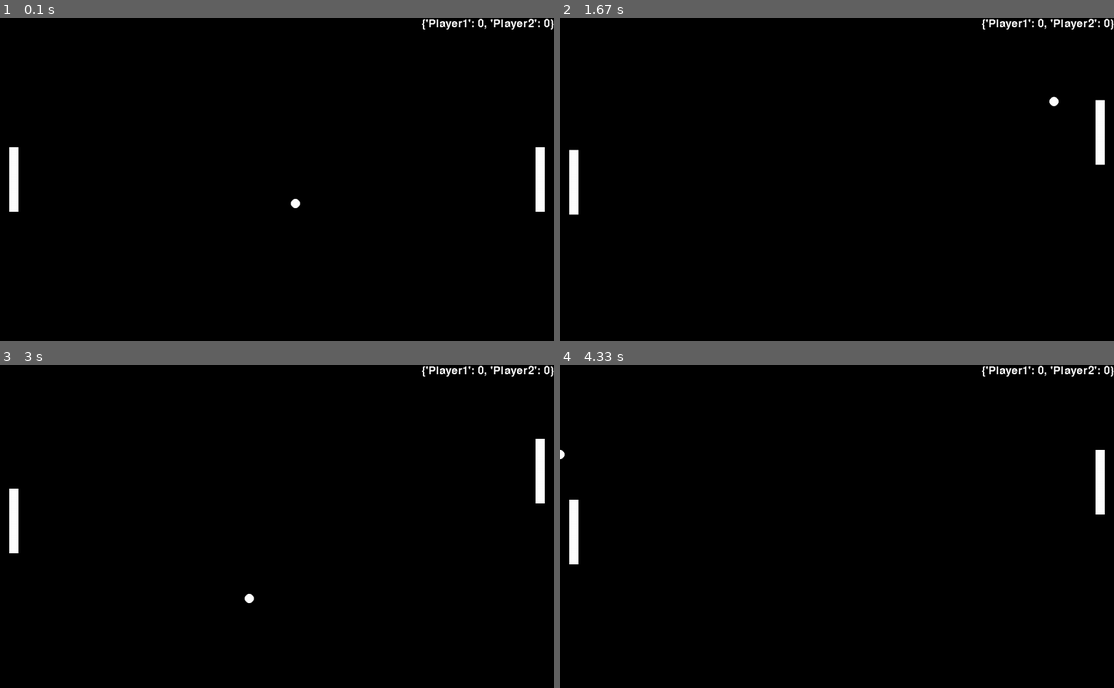
Above: before the commit, frames 1-4 (two rows, left to right).
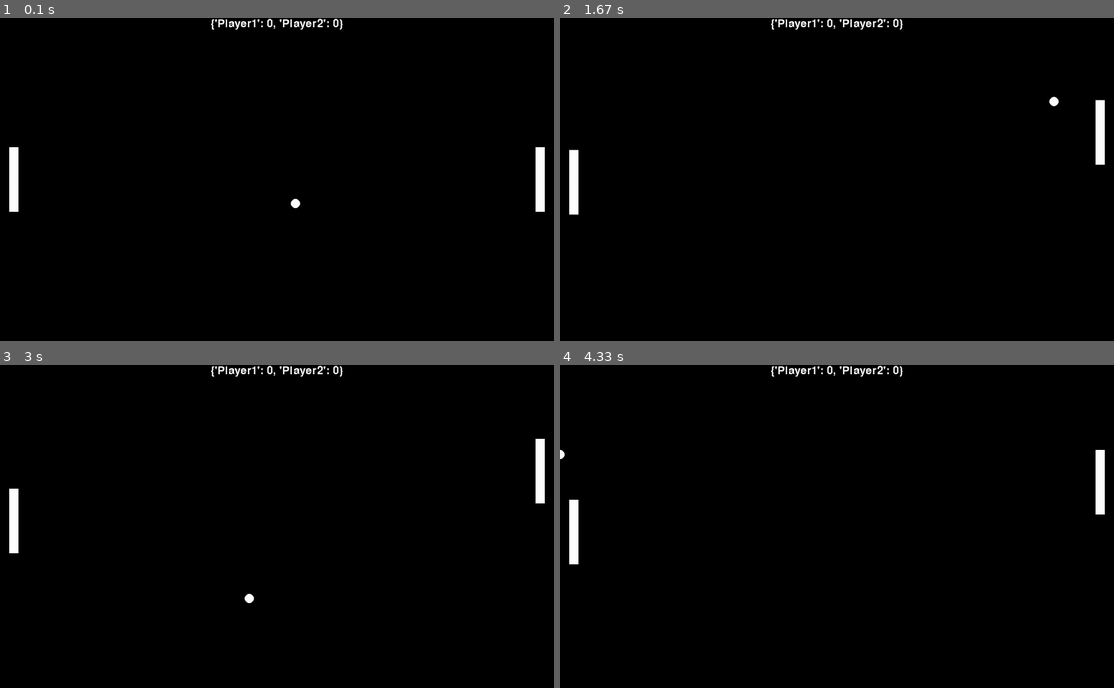
Above: after the commit, the same moments.

Repository: JellyWX/pygame-pong
Game: pygame game, started from main.py
Same seed, same stepped clock (60 frames per second), same inputs: the game is played once before the commit and once after it.
Inputs:
- Up to frame 1 (0.1 s): no input
- Up to frame 2 (1.67 s): hold Up 0.33-0.8 s; hold Down 0.83-1.13 s; hold S 0.83-1.13 s; hold Up 1.17-1.53 s; hold W 1.17-1.53 s; hold Down from 1.57 s (still down); hold S from 1.57 s (still down)
- Up to frame 3 (3 s): release Down at 1.93 s; release S at 1.93 s; hold Up 1.97-2.27 s; hold W 1.97-2.27 s; hold Down 2.3-2.6 s; hold S 2.3-2.6 s; hold Up from 2.63 s (still down); hold W from 2.63 s (still down)
- Up to frame 4 (4.33 s): release Up at 3 s; release W at 3 s; hold Down 3.03-3.4 s; hold S 3.03-3.4 s; hold Up 3.43-3.73 s; hold W 3.43-3.73 s; hold Down 3.77-4.07 s; hold S 3.77-4.07 s; hold Up from 4.1 s (still down); hold W from 4.1 s (still down)

The runs differ from the first frame. In frame 1, 0.6% of the frame differs, in the area x 38-100%, y 0-4%; in frame 2, 0.6%; in frame 3, 0.6%; in frame 4, 0.6%.

Commit message:
Update main.py. Attempted to centralize text

Diff:
--- a/main.py
+++ b/main.py
@@ -48,7 +48,7 @@
     paddle_2.draw()
 
     gui.Text(str(ball.score),36)
-    gui.showText(gui.width - gui.f.get_width(),0)
+    gui.showText(gui.width/2 - gui.f.get_width()/2,0)
 
     gui.flip(40)
 
